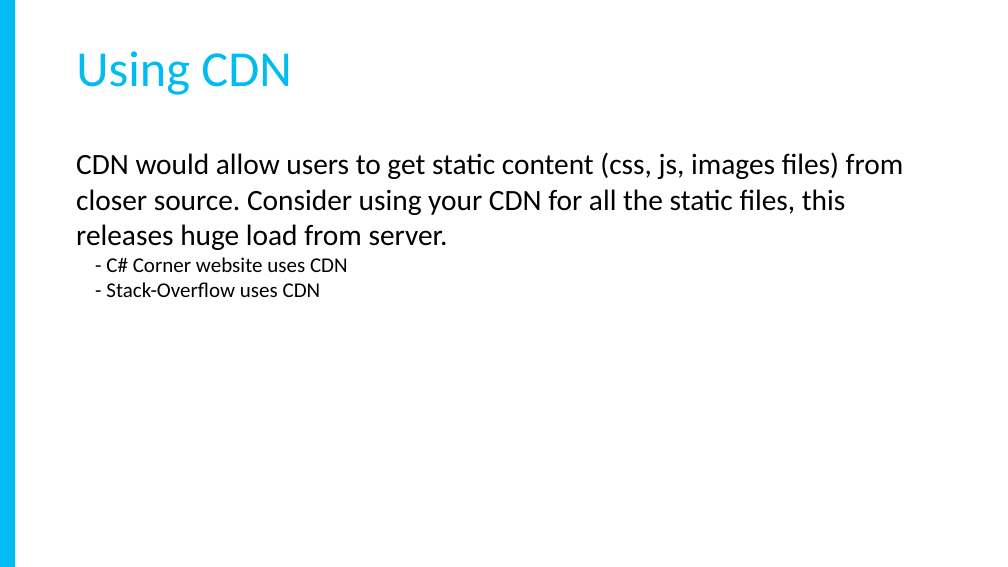
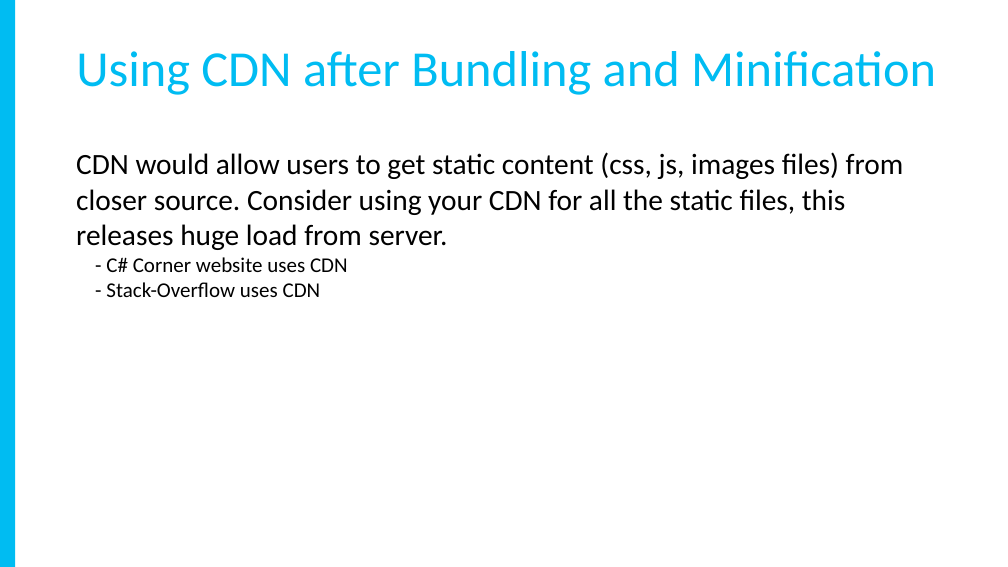
Before and after one commit to yadavavijay/tips-tricks, a slide deck: slide 5 of Slides.pptx. Drawn at 1008x567 pixels with LibreOffice and Linux fonts; fonts in the diff are those of the drawing. Boxes give left, top, right and bottom in pixels: in the first picture for what was removed or moved away, otherwise in the second. Text is boxed around its words. In the diff, an @@ line names an element or a change of style, - is before the commit and + after.

```diff
--- a/Slides.pptx
+++ b/Slides.pptx
@@ text at (76, 51, 936, 95): text changed @@
-Using CDN
+Using CDN after Bundling and Minification
```
Also in this commit, not shown: 3 other slides changed.
